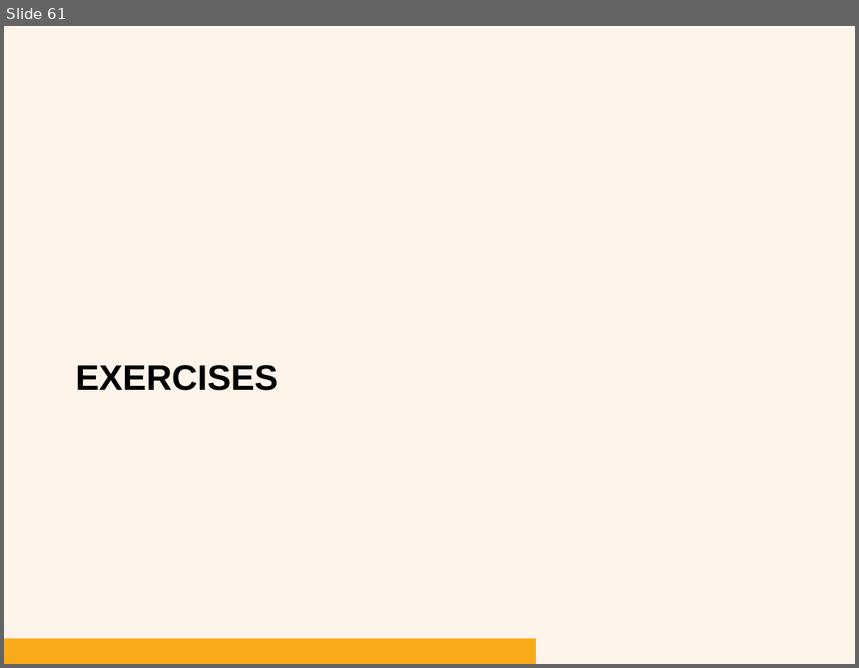
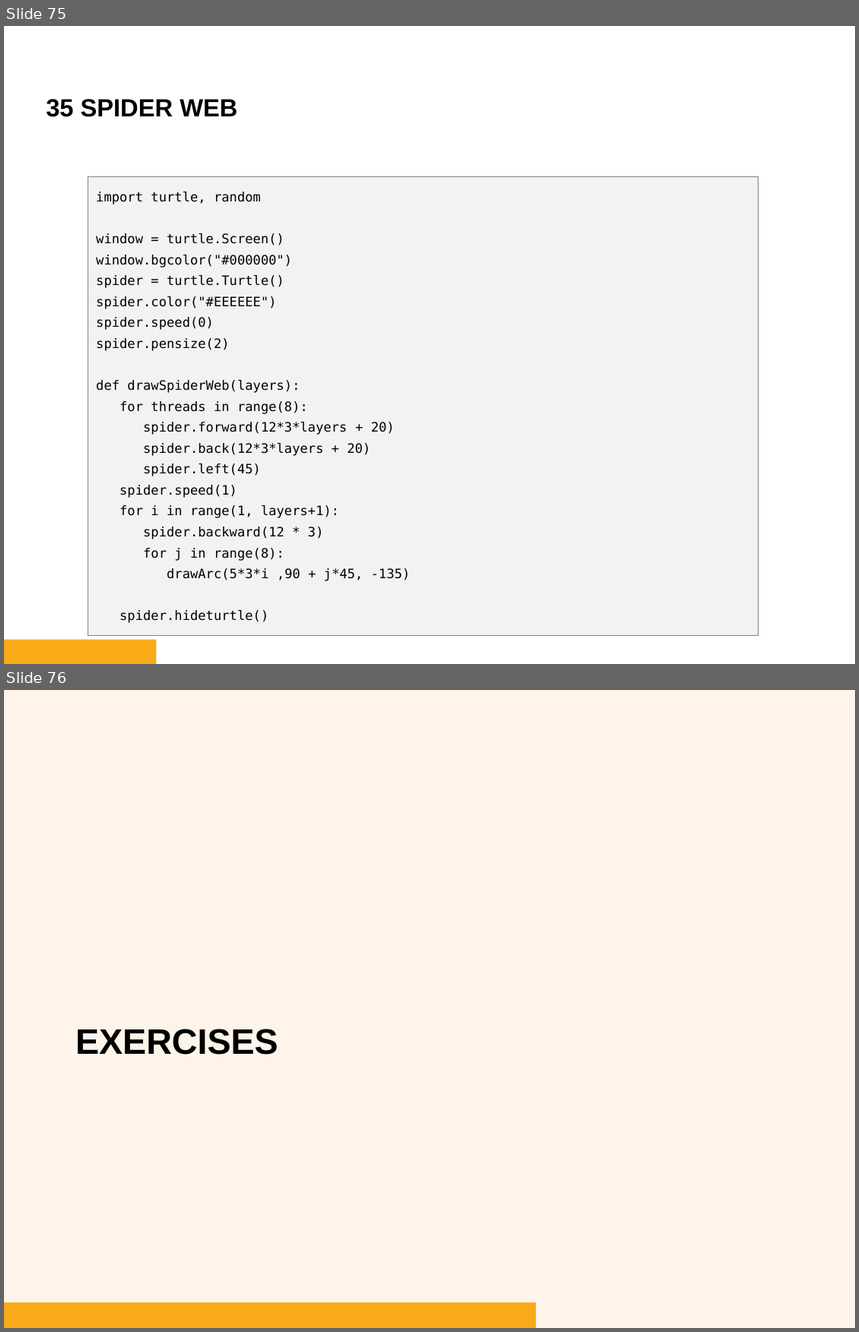
Before and after one commit to bryanbsun/pythonps, a slide deck: Python Problem Solver 2.pptx. Shown one above the other, each under a label of ours: slide 61 before the commit, slides 75 and 76 after it. The pictures are 859x668 and 859x1332 pixels, drawn with LibreOffice and Linux fonts; fonts in the diff are those of the drawing; background and template pictures are left out. Boxes give left, top, right and bottom in pixels: in the first picture for what was removed or moved away, otherwise in the second. Text is boxed around its words. In the diff, an @@ line names an element or a change of style, - is before the commit and + after.

```diff
--- a/Python Problem Solver 2.pptx
+++ b/Python Problem Solver 2.pptx
@@ slide 75 added at (4, 26, 855, 664), background #FFFFFF @@
@@ text added at (46, 99, 237, 117), 21 pt, text #000000, bold @@
+35 SPIDER WEB
@@ rectangle added at (88, 176, 757, 636), fill #F2F2F2, outline #808080 0.75 pt, 11 pt, text #000000 @@
+import turtle, random
+window = turtle.Screen()
+window.bgcolor("#000000")
+spider = turtle.Turtle()
+spider.color("#EEEEEE")
+spider.speed(0)
+spider.pensize(2)
+def drawSpiderWeb(layers):
+for threads in range(8):
+spider.forward(12*3*layers + 20)
+spider.back(12*3*layers + 20)
+spider.left(45)
+spider.speed(1)
+for i in range(1, layers+1):
+spider.backward(12 * 3)
+for j in range(8):
+drawArc(5*3*i ,90 + j*45, -135)
+spider.hideturtle()
@@ rectangle added at (4, 640, 156, 664), fill #F9AA19 @@
@@ what was slide 61 is now slide 76 @@
```
Also in this commit, not shown: 4 slides changed, 17 other slides added, 18 other files.
